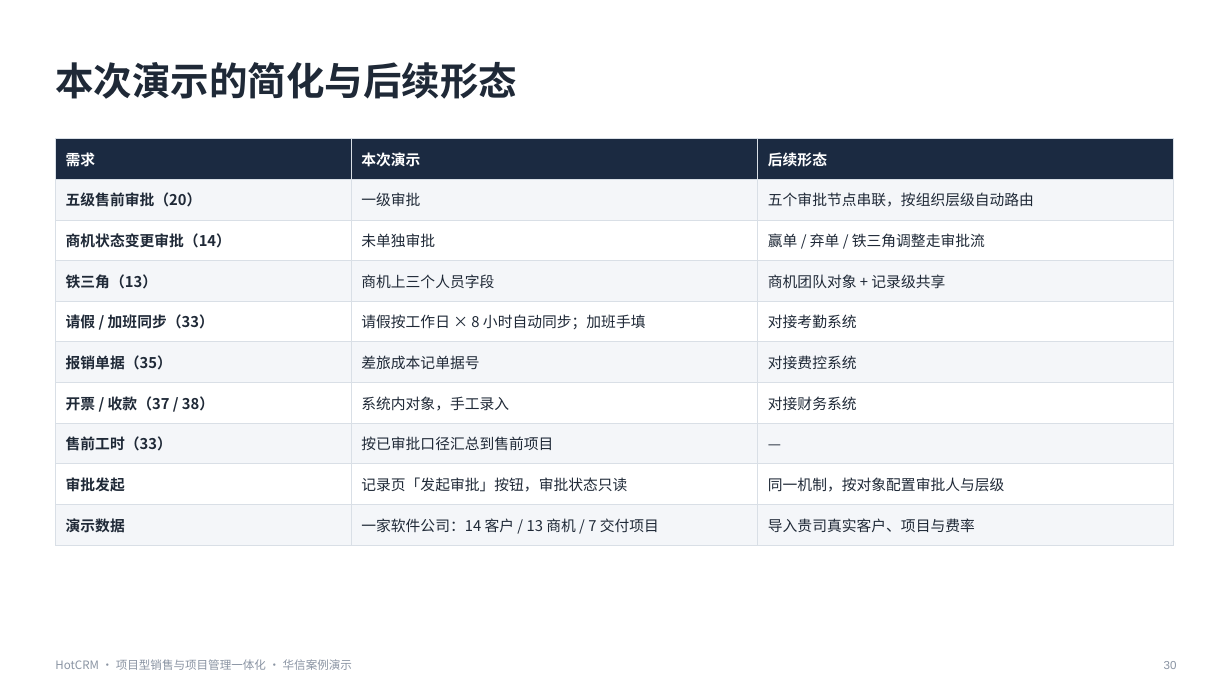
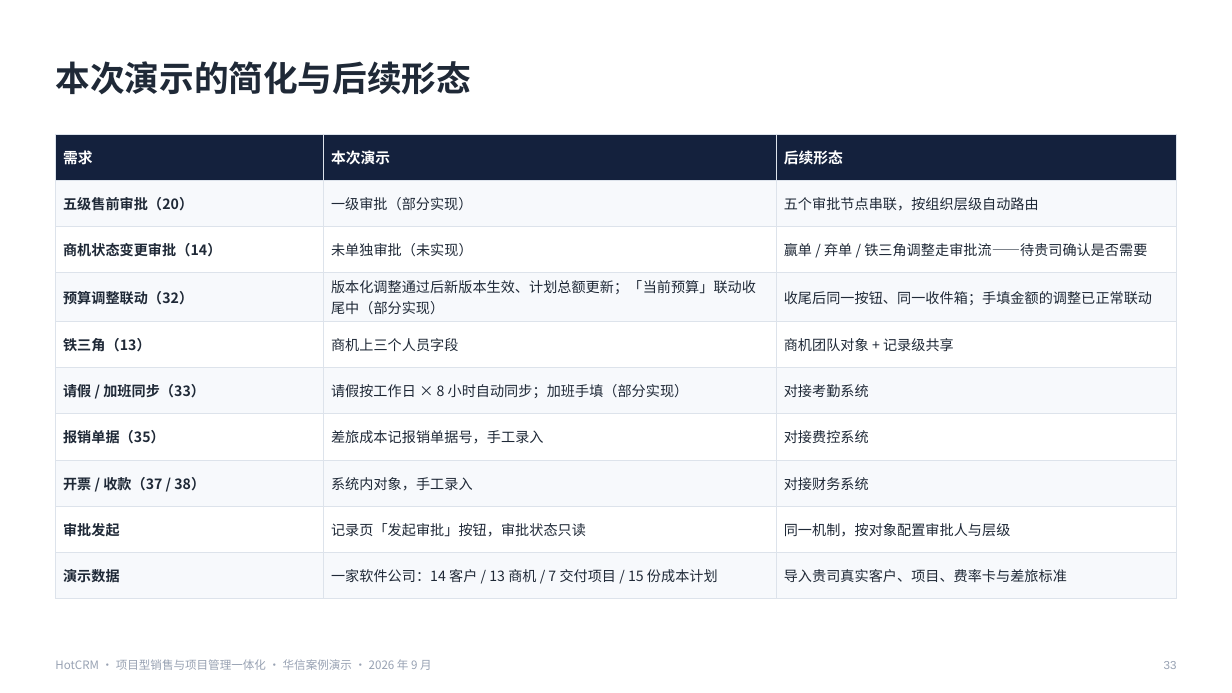
Before and after one commit to sunhaolin/hotcrm, a slide deck: slide 33 of docs/demo/psa-presales/客户汇报-华信案例.pptx (slide 30 before the commit). Drawn at 1232x693 pixels with LibreOffice and Linux fonts; fonts in the diff are those of the drawing. Boxes give left, top, right and bottom in pixels: in the first picture for what was removed or moved away, otherwise in the second. Text is boxed around its words. In the diff, an @@ line names an element or a change of style, - is before the commit and + after.

```diff
--- a/docs/demo/psa-presales/客户汇报-华信案例.pptx
+++ b/docs/demo/psa-presales/客户汇报-华信案例.pptx
@@ text "本次演示的简化与后续形态" at box(55, 61, 471, 95): size 30 to 27 pt @@
@@ table at box(55, 134, 1177, 586) @@
-row 2: 五级售前审批（20） | 一级审批 | 五个审批节点串联，按组织层级自动路由
-row 3: 商机状态变更审批（14） | 未单独审批 | 赢单 / 弃单 / 铁三角调整走审批流
+row 2: 五级售前审批（20） | 一级审批（部分实现） | 五个审批节点串联，按组织层级自动路由
+row 3: 商机状态变更审批（14） | 未单独审批（未实现） | 赢单 / 弃单 / 铁三角调整走审批流——待贵司确认是否需要
+row 4: 预算调整联动（32） | 版本化调整通过后新版本生效、计划总额更新；「当前预算」联动收尾中（部分实现） | 收尾后同一按钮、同一收件箱；手填金额的调整已正常联动
-row 6, column 2: 请假按工作日 × 8 小时自动同步；加班手填
+row 6, column 2: 请假按工作日 × 8 小时自动同步；加班手填（部分实现）
-row 7, column 2: 差旅成本记单据号
+row 7, column 2: 差旅成本记报销单据号，手工录入
-row 8: 售前工时（33） | 按已审批口径汇总到售前项目 | —
-row 10, column 2: 一家软件公司：14 客户 / 13 商机 / 7 交付项目
+row 10, column 2: 一家软件公司：14 客户 / 13 商机 / 7 交付项目 / 15 份成本计划
-row 10, column 3: 导入贵司真实客户、项目与费率
+row 10, column 3: 导入贵司真实客户、项目、费率卡与差旅标准
@@ fill #1B2A41 to #14213D in row 1 @@
@@ fill #F4F6F9 to #F7F9FC in 15 cells @@
@@ size 11.5 to 11 pt in "五级售前审批（20）", "五个审批节点串联，按组织层级自动路由", "商机状态变更审批（14）", "审批发起" and 3 more places @@
@@ borders changed @@
@@ table: place and size @@
-table at box(55, 139, 1174, 537)
+table at box(55, 134, 1177, 586)
@@ text at box(55, 659, 432, 670): text changed; text colour #8A94A3 to #98A2B3 @@
-HotCRM · 项目型销售与项目管理一体化 · 华信案例演示
+HotCRM · 项目型销售与项目管理一体化 · 华信案例演示 · 2026 年 9 月
@@ text at box(1164, 661, 1177, 669): text changed; text colour #8A94A3 to #98A2B3 @@
-30
+33
```
Also in this commit, not shown: 31 other slides changed, 3 slides added, 49 other files.
